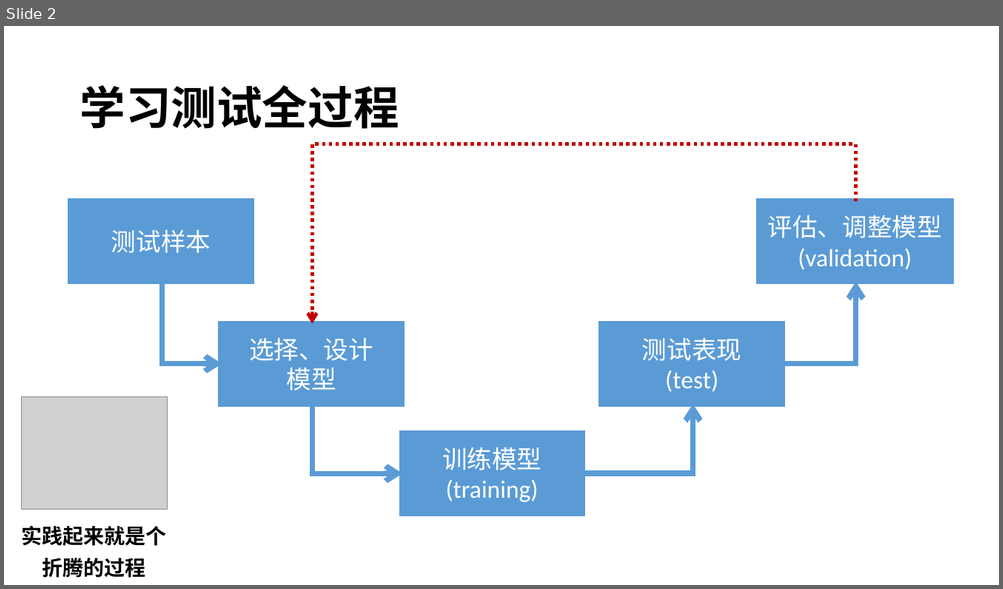
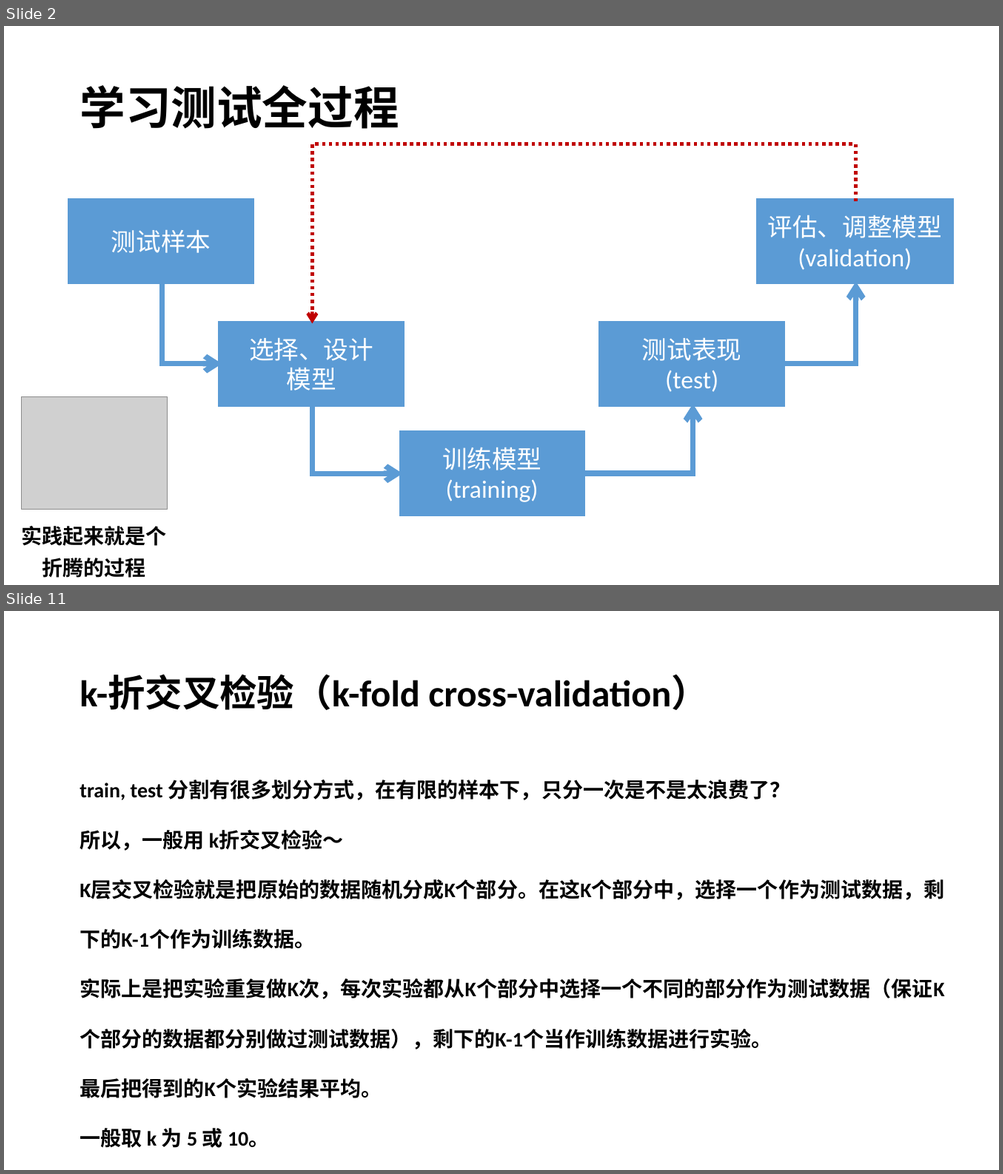
Before and after one commit to xiaodongli1986/teaching_AI, a slide deck: week5_ml_concepts.pptx. Shown one above the other, each under a label of ours: slide 2 before the commit, slides 2 and 11 after it; the slides between them are not shown. The pictures are 1003x589 and 1003x1174 pixels, drawn with LibreOffice and Linux fonts; fonts in the diff are those of the drawing; grey boxes stand for pictures. Boxes give left, top, right and bottom in pixels: in the first picture for what was removed or moved away, otherwise in the second. Text is boxed around its words. In the diff, an @@ line names an element or a change of style, - is before the commit and + after.

```diff
--- a/week5_ml_concepts.pptx
+++ b/week5_ml_concepts.pptx
@@ slide 11 added at (x1=4, y1=611, x2=999, y2=1170), background #FFFFFF @@
@@ title added at (x1=79, y1=676, x2=708, y2=710), 36 pt, text #000000, bold @@
+k-折交叉检验（k-fold cross-validation）
@@ text added at (x1=79, y1=780, x2=944, y2=1148), 20 pt, text #000000, bold @@
+train, test 分割有很多划分方式，在有限的样本下，只分一次是不是太浪费了？
+所以，一般用 k折交叉检验～
+K层交叉检验就是把原始的数据随机分成K个部分。在这K个部分中，选择一个作为测试数据，剩下的K-1个作为训练数据。
+实际上是把实验重复做K次，每次实验都从K个部分中选择一个不同的部分作为测试数据（保证K个部分的数据都分别做过测试数据），剩下的K-1个当作训练数据进行实验。
+最后把得到的K个实验结果平均。
+一般取 k 为 5 或 10。
```
Also in this commit, not shown: 2 slides changed, 10 other slides added, 11 slides removed, 1 other file.
